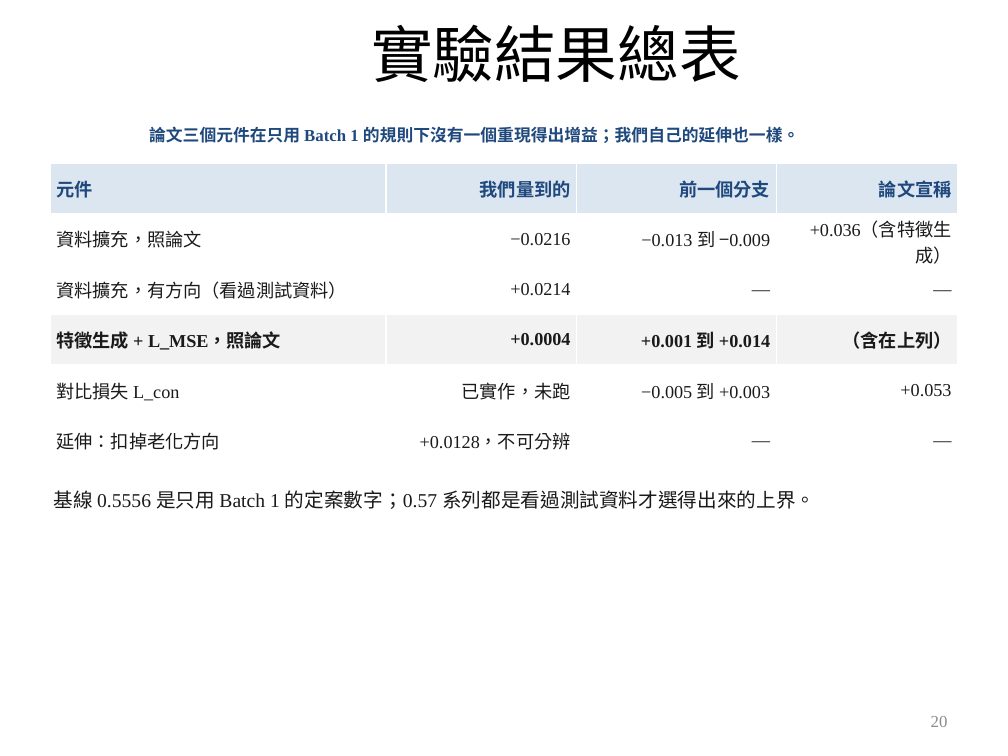
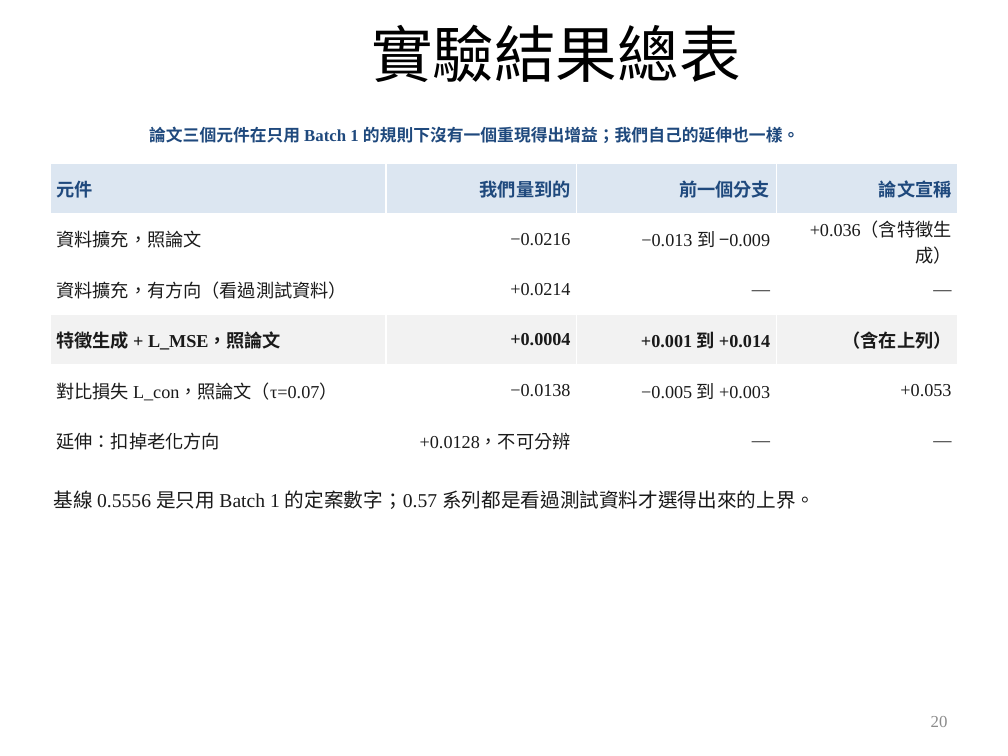
Before and after one commit to wintera1233/cdcnn, a slide deck: slide 20 of reports/09-22-merged.pptx. Drawn at 1008x756 pixels with LibreOffice and Linux fonts; fonts in the diff are those of the drawing; background and template pictures are left out. Boxes give left, top, right and bottom in pixels: in the first picture for what was removed or moved away, otherwise in the second. Text is boxed around its words. In the diff, an @@ line names an element or a change of style, - is before the commit and + after.

```diff
--- a/reports/09-22-merged.pptx
+++ b/reports/09-22-merged.pptx
@@ table at box(50, 163, 958, 466) @@
-row 5, column 1: 對比損失 L_con
+row 5, column 1: 對比損失 L_con，照論文（τ=0.07）
-row 5, column 2: 已實作，未跑
+row 5, column 2: −0.0138
```
Also in this commit, not shown: 2 other slides changed, 6 other files.
